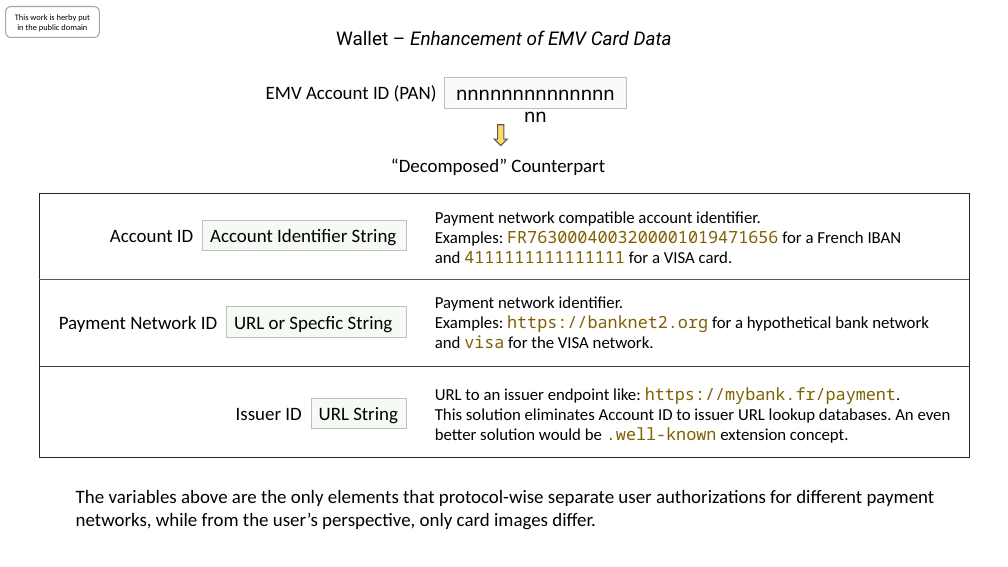
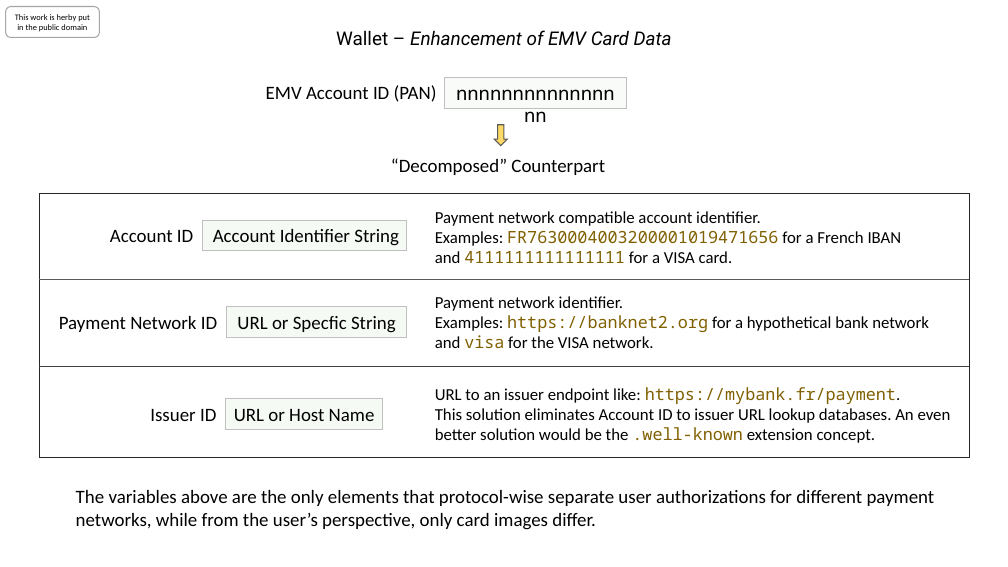
Before and after one commit to cyberphone/doc, a slide deck: slide 1 of defensive-publications/emv-data-enhancement.pptx. Drawn at 1008x567 pixels with LibreOffice and Linux fonts; fonts in the diff are those of the drawing. Boxes give left, top, right and bottom in pixels: in the first picture for what was removed or moved away, otherwise in the second. Text is boxed around its words. In the diff, an @@ line names an element or a change of style, - is before the commit and + after.

```diff
--- a/defensive-publications/emv-data-enhancement.pptx
+++ b/defensive-publications/emv-data-enhancement.pptx
@@ rectangle "Account Identifier String" at (203,220,407,250): alignment left to right @@
@@ rectangle "URL or Specfic String" at (227,307,407,337): alignment left to centre @@
@@ text "Issuer ID": place and size @@
-text "Issuer ID" at (236,408,301,420)
+text "Issuer ID" at (150,409,216,421)
@@ rectangle "URL or Host Name": place and size @@
-rectangle "URL or Host Name" at (312,399,407,429)
+rectangle "URL or Host Name" at (225,399,383,430)
@@ text in rectangle at (234,409,375,421): text changed @@
-URL String
+URL or Host Name
@@ text at (435,408,951,443): text changed @@
-This solution eliminates Account ID to issuer URL lookup databases. An even better solution would be .well-known extension concept.
+This solution eliminates Account ID to issuer URL lookup databases. An even better solution would be the .well-known extension concept.
```
Also in this commit, not shown: 1 other file.
